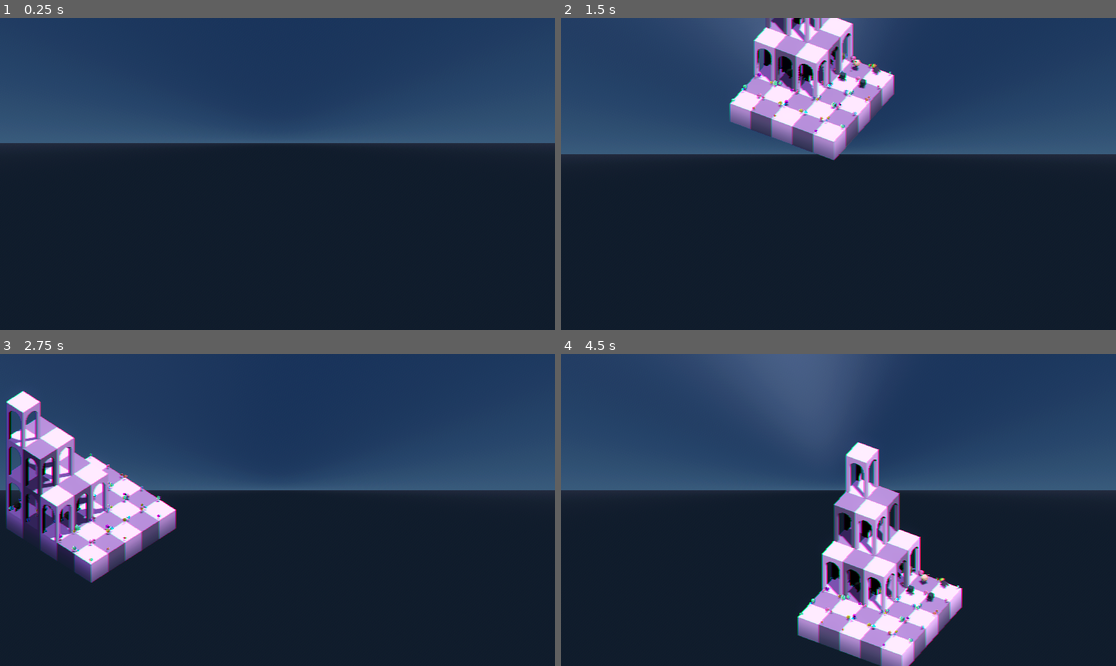
Above: before the commit, frames 1-4 (two rows, left to right).
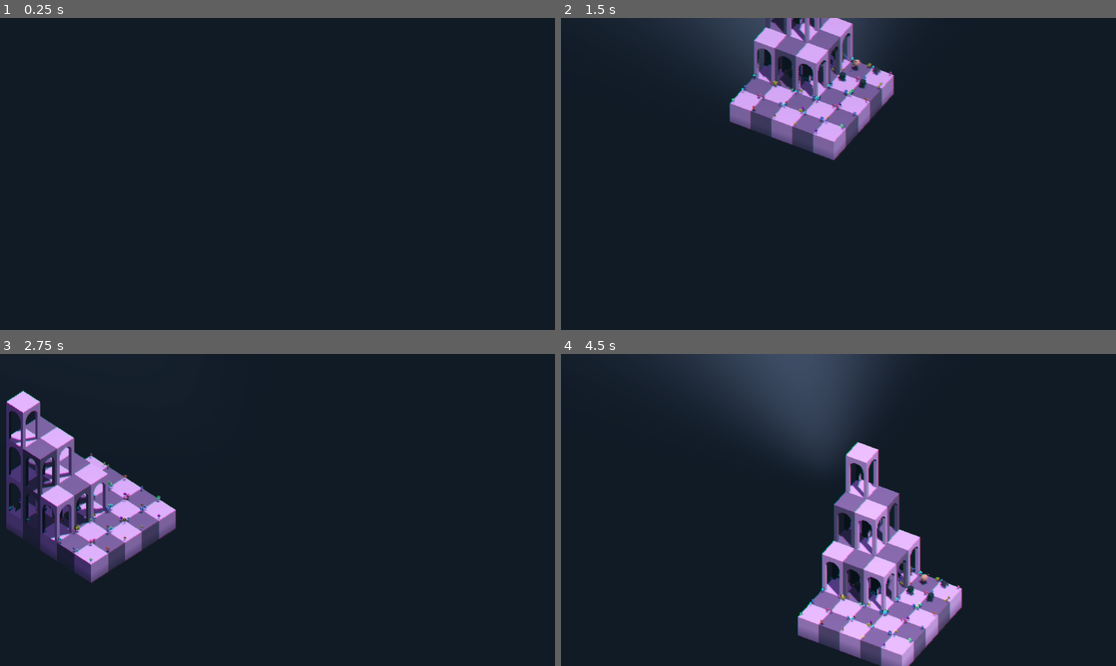
Above: after the commit, the same moments.

Repository: hugomgris/Zappy
Game: Godot game, scene res://scenes/main.tscn
Same seed, same stepped clock (60 frames per second), same inputs: the game is played once before the commit and once after it.
Inputs (mouse positions are in pixels of both pictures, inside the frame that each line leads up to):
- Up to frame 1 (0.25 s): no input
- Up to frame 2 (1.5 s): tap Enter at 0.5 s; move the mouse to (960, 158) at 0.52 s; hold Right (ui_right) 0.53-1.28 s; hold Q 0.53-1.28 s; click (960, 158) at 0.67 s; move the mouse to (727, 189) at 1.27 s; hold Down (ui_down) from 1.28 s (still down); tap E at 1.35 s; click (727, 189) at 1.42 s
- Up to frame 3 (2.75 s): move the mouse to (333, 441) at 2.02 s; release Down (ui_down) at 2.03 s; hold Right (ui_right) from 2.03 s (still down); hold Q from 2.03 s (still down); click (333, 441) at 2.17 s
- Up to frame 4 (4.5 s): move the mouse to (810, 572) at 2.77 s; release Right (ui_right) at 2.78 s; release Q at 2.78 s; hold Up (ui_up) 2.78-3.53 s; tap E at 2.85, 4.35 s; click (810, 572) at 2.92 s; move the mouse to (1005, 556) at 3.52 s; hold Q 3.53-4.28 s; hold Left (ui_left) from 3.53 s (still down); click (1005, 556) at 3.67 s; move the mouse to (672, 463) at 4.27 s; click (672, 463) at 4.42 s

The runs differ from the first frame. In frame 1, 40% of the frame differs, in the area x 0-100%, y 0-41%; in frame 2, 42%; in frame 3, 48%; in frame 4, 52%, in the area x 0-100%, y 0-100%.

Commit message:
back from vacation :(

Diff:
--- a/zappy_godot/data/json_examples/server2observer/game_5x5.json
+++ b/zappy_godot/data/json_examples/server2observer/game_5x5.json
@@ -31,31 +31,7 @@
         {"x": 1, "y": 4, "resources": {"nourriture": 0, "linemate": 1, "deraumere": 1, "sibur": 0, "mendiane": 0, "phiras": 2, "thystame": 0}, "players": [], "eggs": []},
         {"x": 2, "y": 4, "resources": {"nourriture": 2, "linemate": 0, "deraumere": 0, "sibur": 2, "mendiane": 0, "phiras": 1, "thystame": 0}, "players": [], "eggs": []},
         {"x": 3, "y": 4, "resources": {"nourriture": 1, "linemate": 0, "deraumere": 2, "sibur": 1, "mendiane": 0, "phiras": 0, "thystame": 0}, "players": [], "eggs": []},
-        {"x": 4, "y": 4, "resources": {"nourriture": 0, "linemate": 0, "deraumere": 1, "sibur": 0, "mendiane": 2, "phiras": 0, "thystame": 1}, "players": [], "eggs": []},
-
-        {"x": 0, "y": 2, "resources": {"nourriture": 2, "linemate": 0, "deraumere": 1, "sibur": 0, "mendiane": 0, "phiras": 1, "thystame": 0}, "players": [], "eggs": []},
-        {"x": 1, "y": 3, "resources": {"nourriture": 0, "linemate": 0, "deraumere": 0, "sibur": 0, "mendiane": 3, "phiras": 0, "thystame": 1}, "players": [], "eggs": []},
-        {"x": 2, "y": 1, "resources": {"nourriture": 1, "linemate": 1, "deraumere": 0, "sibur": 2, "mendiane": 0, "phiras": 0, "thystame": 0}, "players": [], "eggs": []},
-        {"x": 3, "y": 4, "resources": {"nourriture": 0, "linemate": 2, "deraumere": 2, "sibur": 0, "mendiane": 0, "phiras": 0, "thystame": 0}, "players": [], "eggs": []},
-        {"x": 4, "y": 0, "resources": {"nourriture": 3, "linemate": 0, "deraumere": 0, "sibur": 1, "mendiane": 0, "phiras": 0, "thystame": 0}, "players": [], "eggs": []},
-
-        {"x": 0, "y": 3, "resources": {"nourriture": 0, "linemate": 1, "deraumere": 0, "sibur": 1, "mendiane": 2, "phiras": 0, "thystame": 0}, "players": [], "eggs": []},
-        {"x": 1, "y": 4, "resources": {"nourriture": 2, "linemate": 0, "deraumere": 2, "sibur": 0, "mendiane": 0, "phiras": 1, "thystame": 0}, "players": [], "eggs": []},
-        {"x": 2, "y": 2, "resources": {"nourriture": 1, "linemate": 0, "deraumere": 1, "sibur": 0, "mendiane": 0, "phiras": 0, "thystame": 2}, "players": [], "eggs": []},
-        {"x": 3, "y": 0, "resources": {"nourriture": 0, "linemate": 3, "deraumere": 0, "sibur": 1, "mendiane": 0, "phiras": 0, "thystame": 0}, "players": [], "eggs": []},
-        {"x": 4, "y": 1, "resources": {"nourriture": 1, "linemate": 1, "deraumere": 0, "sibur": 0, "mendiane": 1, "phiras": 1, "thystame": 0}, "players": [], "eggs": []},
-
-        {"x": 0, "y": 2, "resources": {"nourriture": 1, "linemate": 0, "deraumere": 1, "sibur": 0, "mendiane": 0, "phiras": 0, "thystame": 2}, "players": [], "eggs": []},
-        {"x": 1, "y": 4, "resources": {"nourriture": 0, "linemate": 1, "deraumere": 0, "sibur": 2, "mendiane": 0, "phiras": 1, "thystame": 0}, "players": [], "eggs": []},
-        {"x": 2, "y": 2, "resources": {"nourriture": 2, "linemate": 2, "deraumere": 0, "sibur": 0, "mendiane": 0, "phiras": 0, "thystame": 0}, "players": [], "eggs": []},
-        {"x": 3, "y": 3, "resources": {"nourriture": 0, "linemate": 0, "deraumere": 0, "sibur": 1, "mendiane": 3, "phiras": 0, "thystame": 0}, "players": [], "eggs": []},
-        {"x": 4, "y": 0, "resources": {"nourriture": 1, "linemate": 0, "deraumere": 2, "sibur": 0, "mendiane": 1, "phiras": 0, "thystame": 0}, "players": [], "eggs": []},
-
-        {"x": 0, "y": 1, "resources": {"nourriture": 0, "linemate": 0, "deraumere": 2, "sibur": 1, "mendiane": 0, "phiras": 1, "thystame": 0}, "players": [], "eggs": []},
-        {"x": 1, "y": 2, "resources": {"nourriture": 1, "linemate": 2, "deraumere": 0, "sibur": 0, "mendiane": 1, "phiras": 0, "thystame": 0}, "players": [], "eggs": []},
-        {"x": 2, "y": 3, "resources": {"nourriture": 0, "linemate": 1, "deraumere": 1, "sibur": 0, "mendiane": 0, "phiras": 0, "thystame": 2}, "players": [], "eggs": []},
-        {"x": 3, "y": 4, "resources": {"nourriture": 2, "linemate": 0, "deraumere": 0, "sibur": 0, "mendiane": 0, "phiras": 2, "thystame": 0}, "players": [], "eggs": []},
-        {"x": 4, "y": 0, "resources": {"nourriture": 0, "linemate": 0, "deraumere": 0, "sibur": 3, "mendiane": 1, "phiras": 0, "thystame": 0}, "players": [], "eggs": []}
+        {"x": 4, "y": 4, "resources": {"nourriture": 0, "linemate": 0, "deraumere": 1, "sibur": 0, "mendiane": 2, "phiras": 0, "thystame": 1}, "players": [], "eggs": []}
       ]
     },
     "players": [
--- a/zappy_godot/materials/shaders/post_processing_test.gdshader
+++ b/zappy_godot/materials/shaders/post_processing_test.gdshader
@@ -3,7 +3,7 @@
 
 uniform sampler2D screen_tex : source_color, hint_screen_texture;
 uniform vec2 aberration_direction = vec2(1.0, 0.0);
-uniform float strength: hint_range(0.0, 0.1, 0.001) = 0.01;
+uniform float strength: hint_range(0.0, 0.1, 0.001) = 0.005;
 
 void vertex() {
     POSITION = vec4(VERTEX.xy, 1.0, 1.0);
@@ -17,5 +17,9 @@
     vec4 green = texture(screen_tex, suv + aberration_vec);
     vec4 blue = texture(screen_tex, suv);
 
-    ALBEDO = vec3(red.r, green.g, blue.b);
+    // Ensure we're not darkening the image
+    vec3 color = vec3(red.r, green.g, blue.b);
+
+    ALBEDO = color;
+    ALPHA = 1.0;
 }
--- a/zappy_godot/scenes/level/enviro.tscn
+++ b/zappy_godot/scenes/level/enviro.tscn
@@ -1,19 +1,9 @@
-[gd_scene load_steps=4 format=3 uid="uid://rrvgfd65iocc"]
-
-[sub_resource type="ProceduralSkyMaterial" id="ProceduralSkyMaterial_jg7hq"]
-sky_top_color = Color(0.2, 0.35, 0.6, 1)
-sky_horizon_color = Color(0.45, 0.65, 0.85, 1)
-ground_bottom_color = Color(0.1, 0.1, 0.15, 1)
-ground_horizon_color = Color(0.3, 0.3, 0.4, 1)
-
-[sub_resource type="Sky" id="Sky_rdhbp"]
-sky_material = SubResource("ProceduralSkyMaterial_jg7hq")
+[gd_scene load_steps=2 format=3 uid="uid://rrvgfd65iocc"]
 
 [sub_resource type="Environment" id="Environment_fqgig"]
 background_mode = 1
-sky = SubResource("Sky_rdhbp")
-ambient_light_color = Color(0.4, 0.5, 0.7, 1)
-ambient_light_energy = 0.3
+ambient_light_color = Color(0.6, 0.6, 0.7, 1)
+ambient_light_energy = 0.5
 reflected_light_source = 2
 tonemap_mode = 2
 tonemap_exposure = 1.2
@@ -30,6 +20,7 @@
 fog_enabled = true
 fog_light_color = Color(0.0664017, 0.09710743, 0.12874389, 1)
 fog_sun_scatter = 0.1
+fog_density = 0.04
 fog_aerial_perspective = 0.1
 fog_height_density = 2.0
 volumetric_fog_emission_energy = 0.1
--- a/zappy_godot/scenes/main.tscn
+++ b/zappy_godot/scenes/main.tscn
@@ -174,10 +174,10 @@
 
 [sub_resource type="ShaderMaterial" id="ShaderMaterial_choun"]
 shader = ExtResource("8_85g3d")
-shader_parameter/aberration = 0.10000000475
+shader_parameter/aberration = 0.1110000052725
 shader_parameter/strength = 0.10000000149012
 shader_parameter/scanline_intensity = 0.3
-shader_parameter/scanline_thickness = 1.0
+shader_parameter/scanline_thickness = 2.59300011990762
 shader_parameter/noise_intensity = 0.1
 shader_parameter/grain_intensity = 0.05
 shader_parameter/flicker_intensity = 0.02
@@ -248,5 +248,6 @@
 anchor_bottom = 1.0
 grow_horizontal = 2
 grow_vertical = 2
+mouse_filter = 2
 
 [editable path="enviro"]
--- a/zappy_godot/scenes/scripts/DataManager.gd
+++ b/zappy_godot/scenes/scripts/DataManager.gd
@@ -56,8 +56,10 @@
 	tiles.clear()
 
 	# Update tiles
+	var tile_id = 0
 	for tile_data in map_data.tiles:
 		var pos = Vector2i(tile_data.x, tile_data.y)
+		print(tiles.size())
 		tiles[pos] = {
 			"id": tiles.size(),
 			"position": pos,
--- /dev/null
+++ b/zappy_godot/scripts/renderer_fix.gd
@@ -0,0 +1,23 @@
+extends Node
+
+# Quick script to check and fix renderer settings
+func _ready():
+	print("=== RENDERER DIAGNOSTICS ===")
+
+	# Check current renderer
+	print("Current Renderer: ", RenderingServer.get_rendering_method())
+
+	# Check project settings
+	var rendering_method = ProjectSettings.get_setting("rendering/renderer/rendering_method", "")
+	print("Project Rendering Method: ", rendering_method)
+
+	# Force Forward+ if needed
+	if rendering_method != "forward_plus":
+		print("WARNING: Renderer not set to Forward+")
+		print("Please set Project Settings > Rendering > Renderer > Rendering Method to 'Forward Plus'")
+
+	# Check if Forward+ is actually available
+	var available_methods = RenderingServer.get_rendering_method_list()
+	print("Available rendering methods: ", available_methods)
+
+	print("=== END DIAGNOSTICS ===")
Not shown: 1 places in zappy_godot/scenes/main.tscn that only renumber resources
Not shown, added: zappy_godot/scripts/renderer_fix.gd.uid
